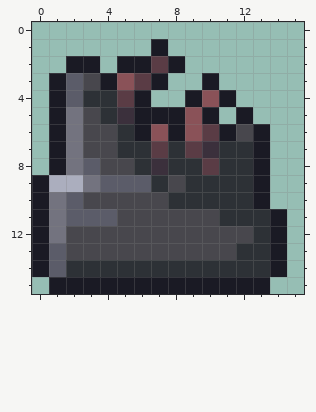
Two versions of one pixel-art file, Seokbinggo_Client/Assets/Art/Decorations/ruin_pillar.aseprite. Above is the file before it was changed.
16x16 pixels, 1 frame. Colours within 5 levels of each other are drawn and written as one.
The same view after the edit:
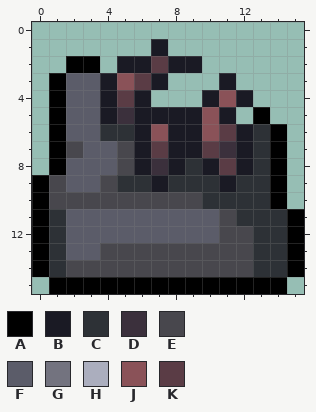
Palette (. is transparent): A #000000  B #1a1a24  C #2d3136  D #3b303c  E #48474d  F #5b5c69  G #73737f  H #abaebe  J #8a5258  K #5a3c45
The edit:
@@ x 0..15 @@
  1 .......B........
- 2 ..BB.BBKB.......
- 3 .BFEBJKB..B.....
- 4 .BFCCKB..BJB....
- 5 .BGECDBBBJB.B...
- 6 .BGEECBJBJKBEB..
- 7 .BGEECCKCKDCCB..
- 8 .BGFEECDCCKCCB..
- 9 BHHGFFFCECCCCB..
-10 BGFEEEEECCCCCB..
-11 BGFFFEEEEEECCCB.
-12 BGEEEEEEEEEEECB.
-13 BFEEEEEEEEEECCB.
-14 BFCCCCCCCCCCCCB.
-15 .BBBBBBBBBBBBB..
+ 2 ..AA.BBKBB......
+ 3 .AFFBJKB...B....
+ 4 .AFFBKB...BJB...
+ 5 .AFFBDBBBBJB.A..
+ 6 .AFFCCBJBBJKBCA.
+ 7 .AEFFEBKBBKDBCA.
+ 8 .AFFFEBDBCBKBCA.
+ 9 AEFFECCBCCCBCCA.
+10 AEEEEEEEEECCCCA.
+11 ACFFFFFFFFFECCCA
+12 ACFFFFFFFFFEECCA
+13 ACFFEEEEEEEEECCA
+14 ACEEEEEEEEEEECCA
+15 .AAAAAAAAAAAAAA.
Pixel boxes of the changes (left, top, right, bottom) in both pictures:
changed: (32, 56, 304, 294)
